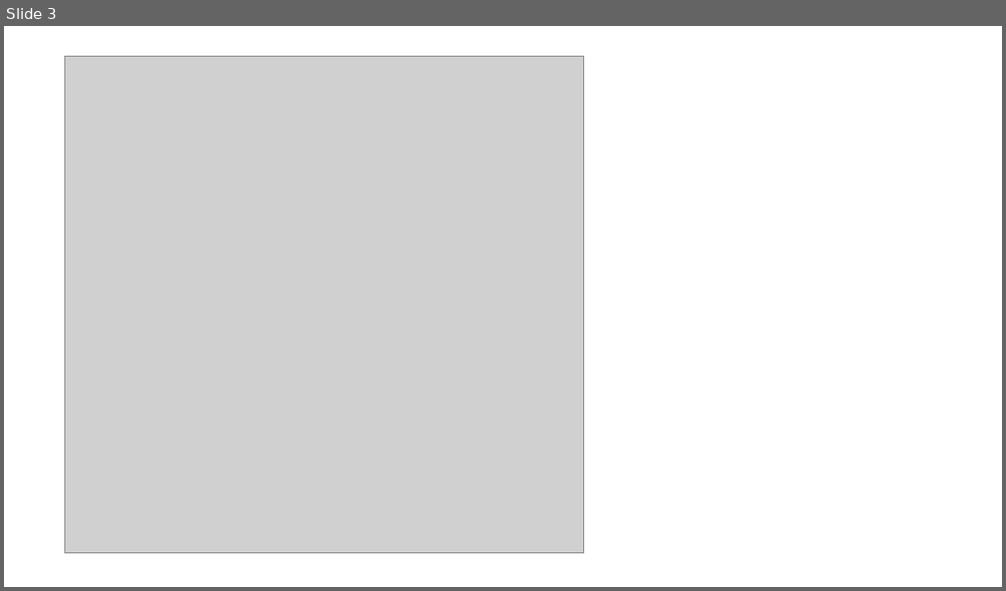
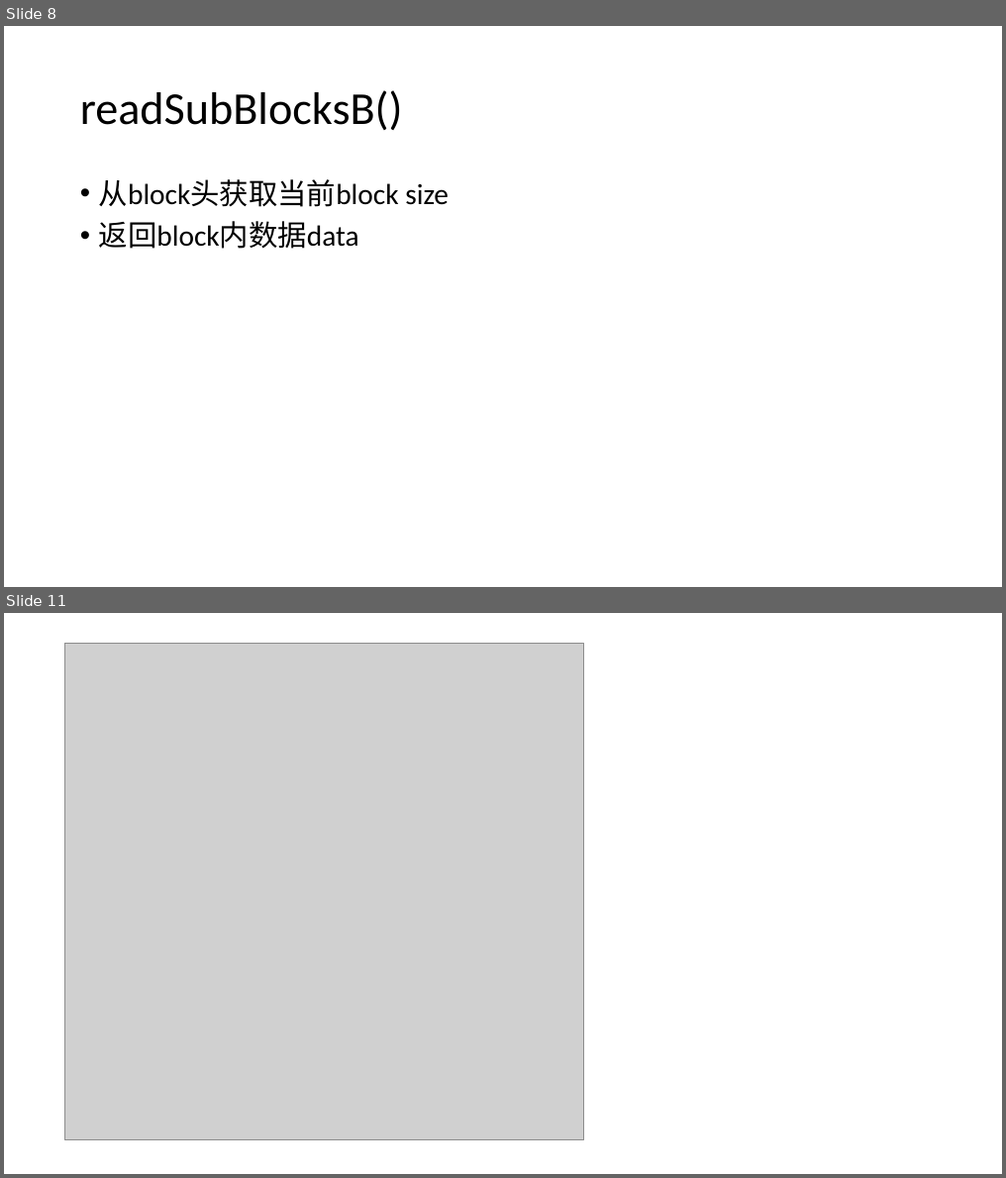
Before and after one commit to philipdeng/gifparse, a slide deck: aboutgif.pptx. Shown one above the other, each under a label of ours: slide 3 before the commit, slides 8 and 11 after it; the slides between them are not shown. The pictures are 1006x591 and 1006x1178 pixels, drawn with LibreOffice and Linux fonts; fonts in the diff are those of the drawing; grey boxes stand for pictures. Boxes give left, top, right and bottom in pixels: in the first picture for what was removed or moved away, otherwise in the second. Text is boxed around its words. In the diff, an @@ line names an element or a change of style, - is before the commit and + after.

```diff
--- a/aboutgif.pptx
+++ b/aboutgif.pptx
@@ slide 8 added at box(4, 26, 1002, 587), background #FFFFFF @@
@@ title added at box(80, 90, 403, 130), 44 pt, text #000000 @@
+readSubBlocksB()
@@ text added at box(99, 179, 449, 249), 28 pt, text #000000 @@
+• 从block头获取当前block size
+• 返回block内数据data
@@ what was slide 3 is now slide 11 @@
```
Also in this commit, not shown: 1 slide changed, 11 other slides added, 2 slides removed, 5 other files.
